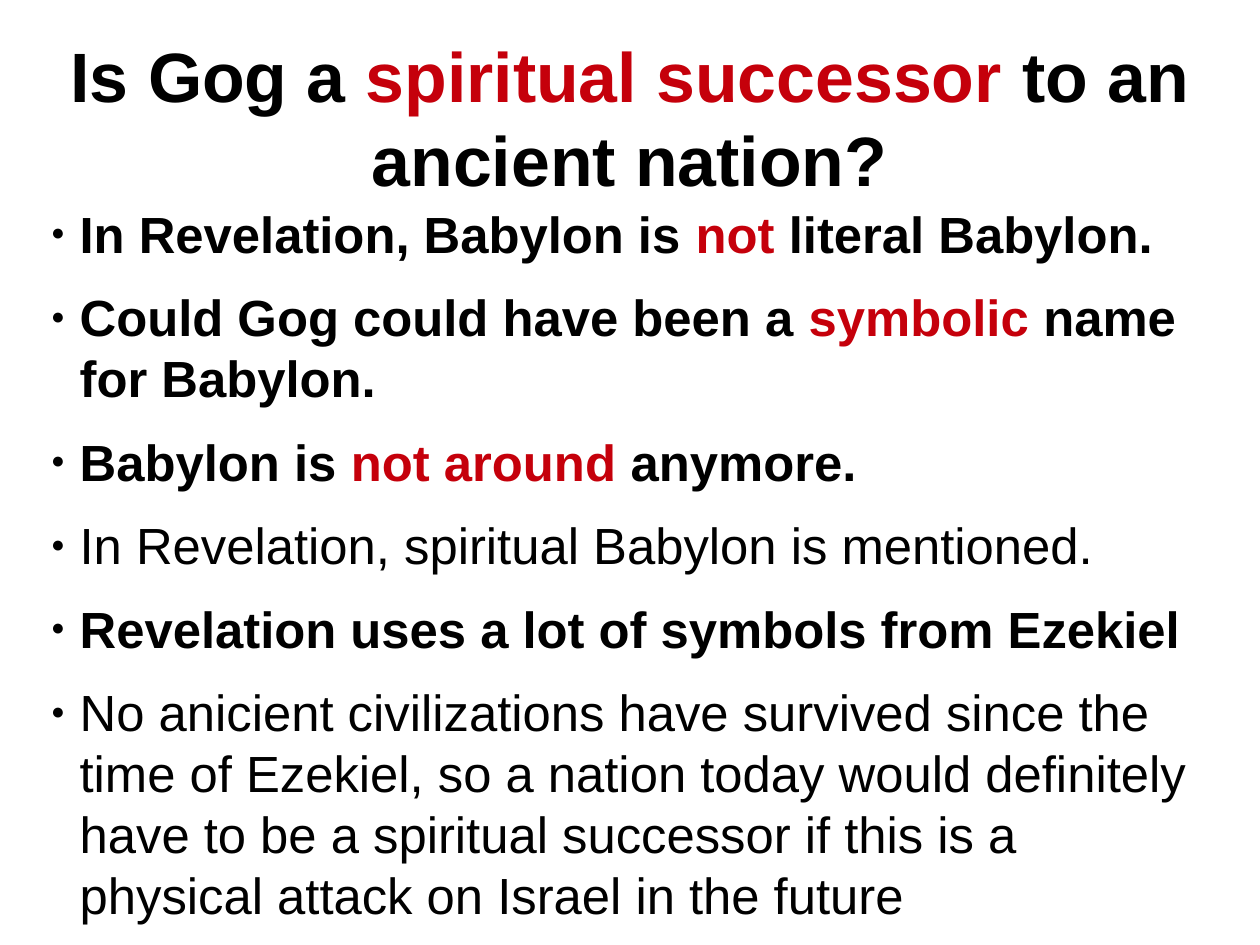
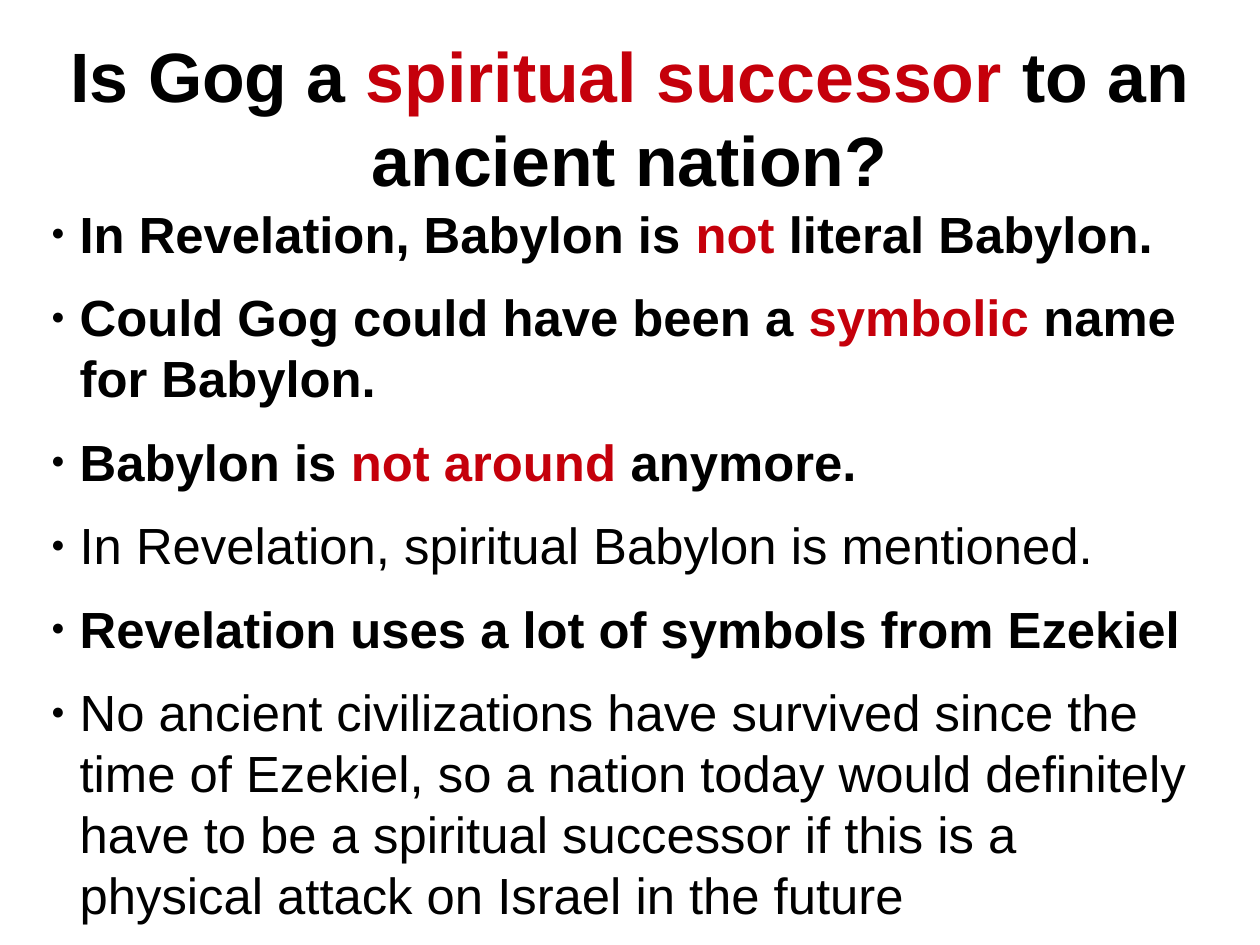
Before and after one commit to joshbiblenotes/biblenotes, a slide deck: slide 12 of Slide Decks/Ezekiel 38-39.odp. Drawn at 1260x945 pixels with LibreOffice and Linux fonts; fonts in the diff are those of the drawing. Boxes give left, top, right and bottom in pixels: in the first picture for what was removed or moved away, otherwise in the second. Text is boxed around its words. In the diff, an @@ line names an element or a change of style, - is before the commit and + after.

```diff
--- a/Slide Decks/Ezekiel 38-39.odp
+++ b/Slide Decks/Ezekiel 38-39.odp
@@ text at bbox=[80, 694, 1185, 925]: text changed @@
-● No anicient civilizations have survived since the time of Ezekiel, so a nation today would definitely have to be a spiritual successor if this is a physical attack on Israel in the future
+● No ancient civilizations have survived since the time of Ezekiel, so a nation today would definitely have to be a spiritual successor if this is a physical attack on Israel in the future
```
Also in this commit, not shown: 3 other files.
